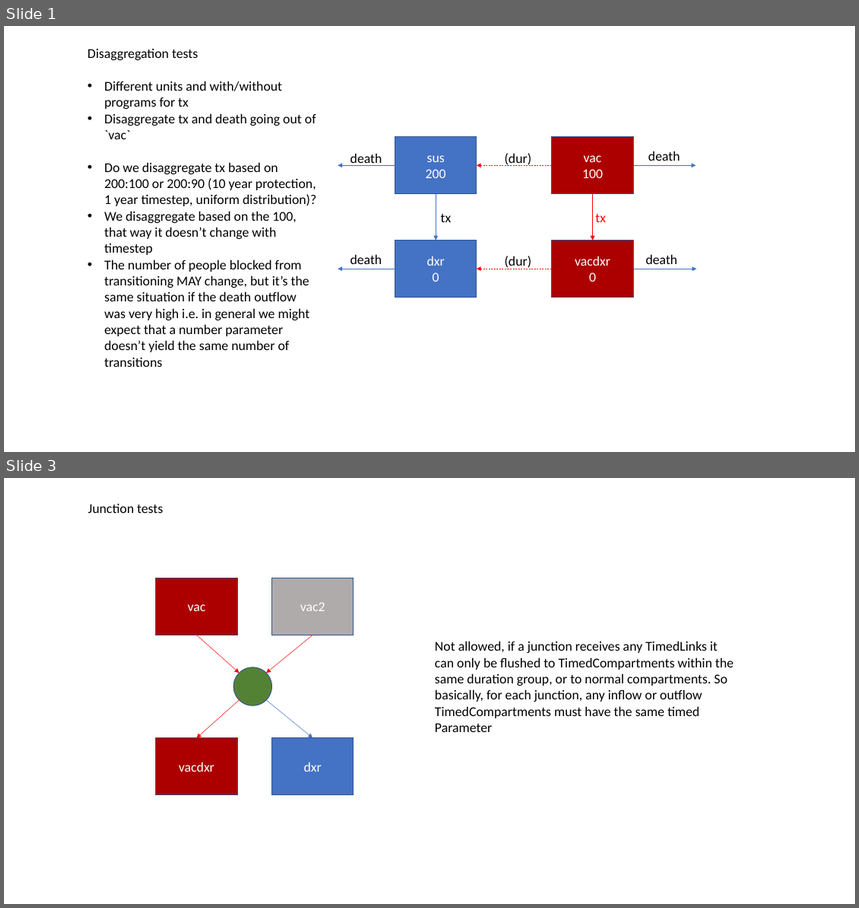
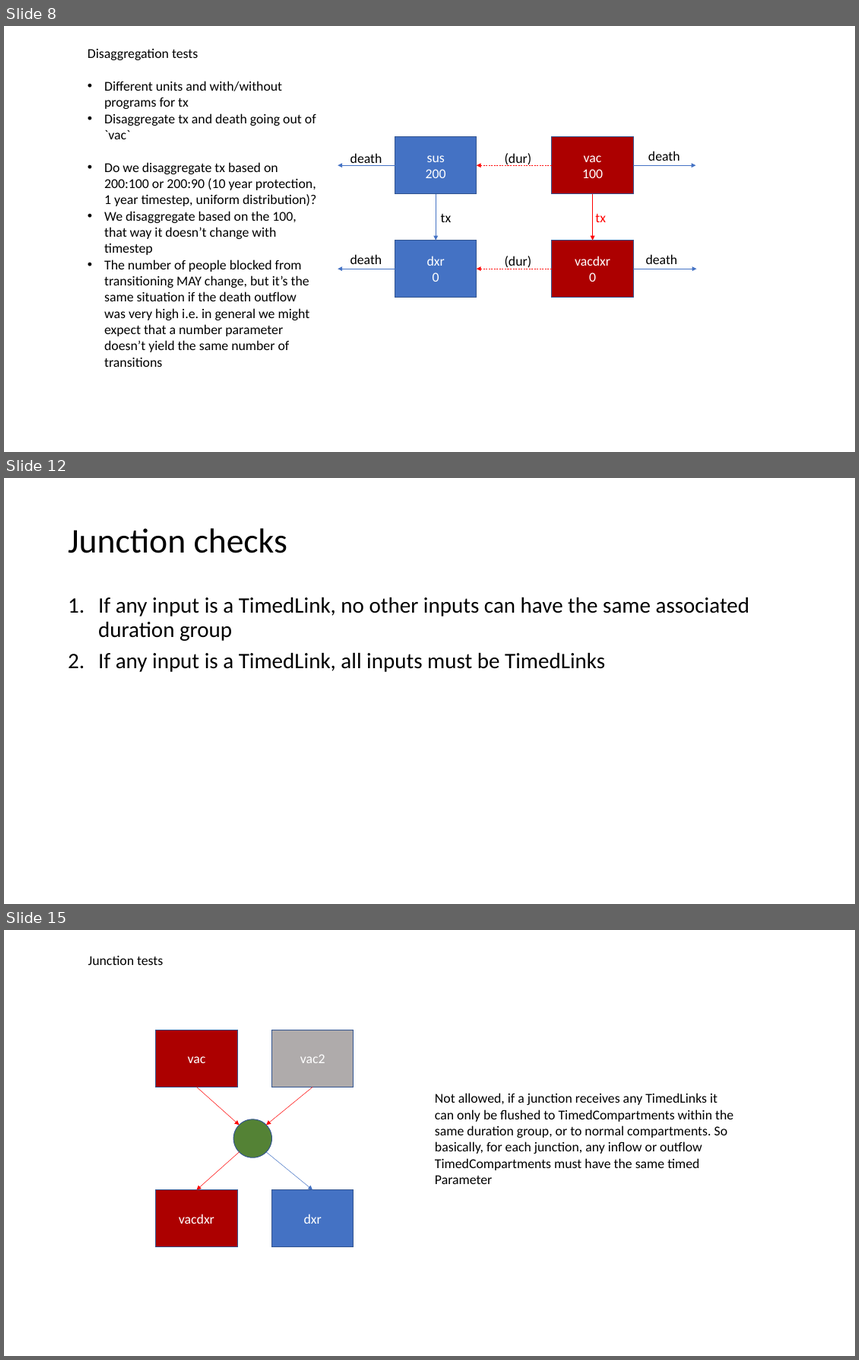
Before and after one commit to atomicateam/atomica, a slide deck: docs/general/timed-examples.pptx. Shown one above the other, each under a label of ours: slides 1 and 3 before the commit, slides 8, 12 and 15 after it; the slides between them are not shown. The pictures are 859x908 and 859x1360 pixels, drawn with LibreOffice and Linux fonts; fonts in the diff are those of the drawing. Boxes give left, top, right and bottom in pixels: in the first picture for what was removed or moved away, otherwise in the second. Text is boxed around its words. In the diff, an @@ line names an element or a change of style, - is before the commit and + after.

```diff
--- a/docs/general/timed-examples.pptx
+++ b/docs/general/timed-examples.pptx
@@ slide 12 added at [4,478,855,904], background #FFFFFF @@
@@ title added at [68,528,287,553], 46.2 pt, text #000000 @@
+Junction checks
@@ text added at [98,597,750,672], 29.4 pt, text #000000 @@
+1. If any input is a TimedLink, no other inputs can have the same associated duration group
+2. If any input is a TimedLink, all inputs must be TimedLinks
@@ what was slide 1 is now slide 8 @@
@@ what was slide 3 is now slide 15 @@
```
Also in this commit, not shown: 5 slides changed, 7 other slides added, 2 slides removed, 3 other files.
